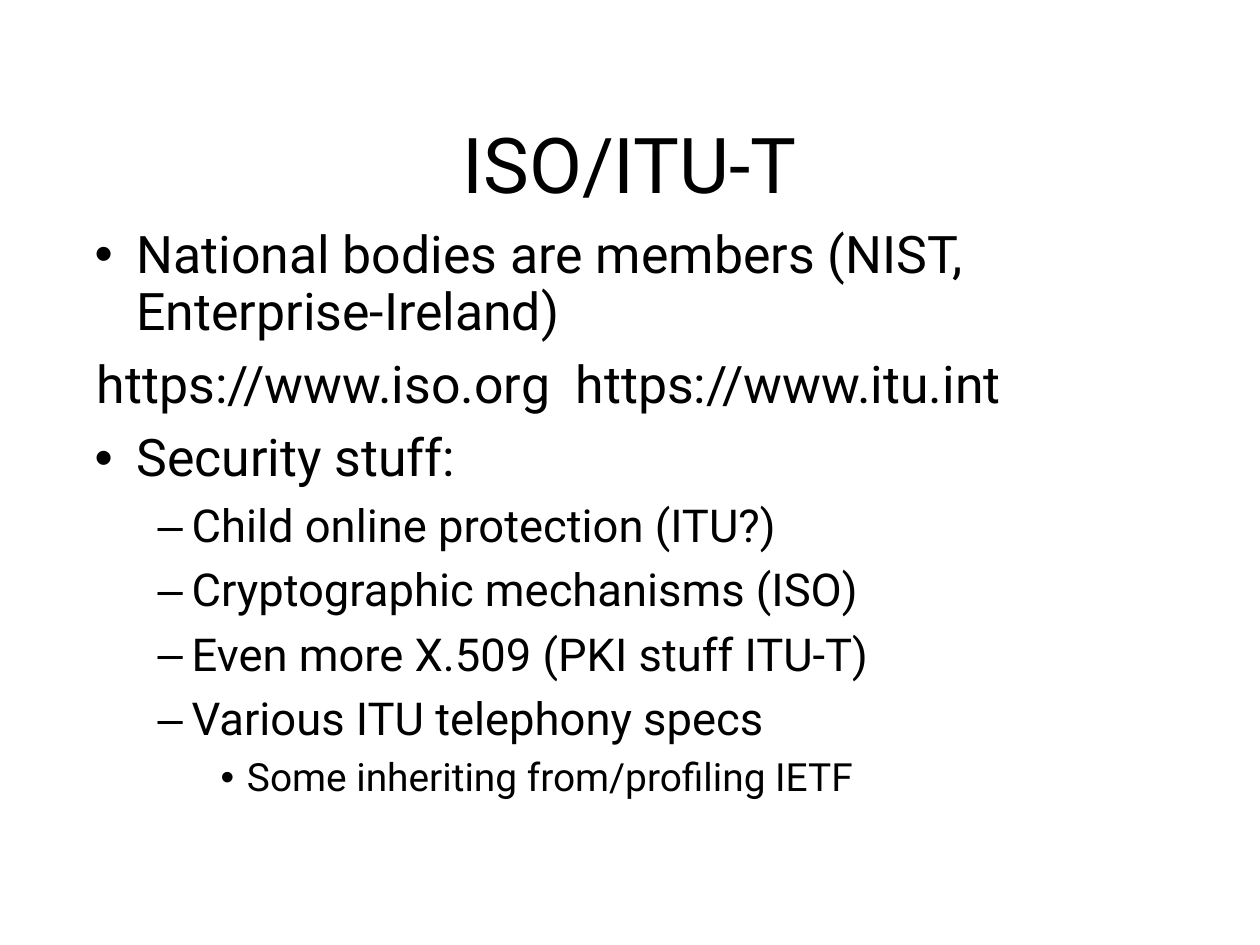
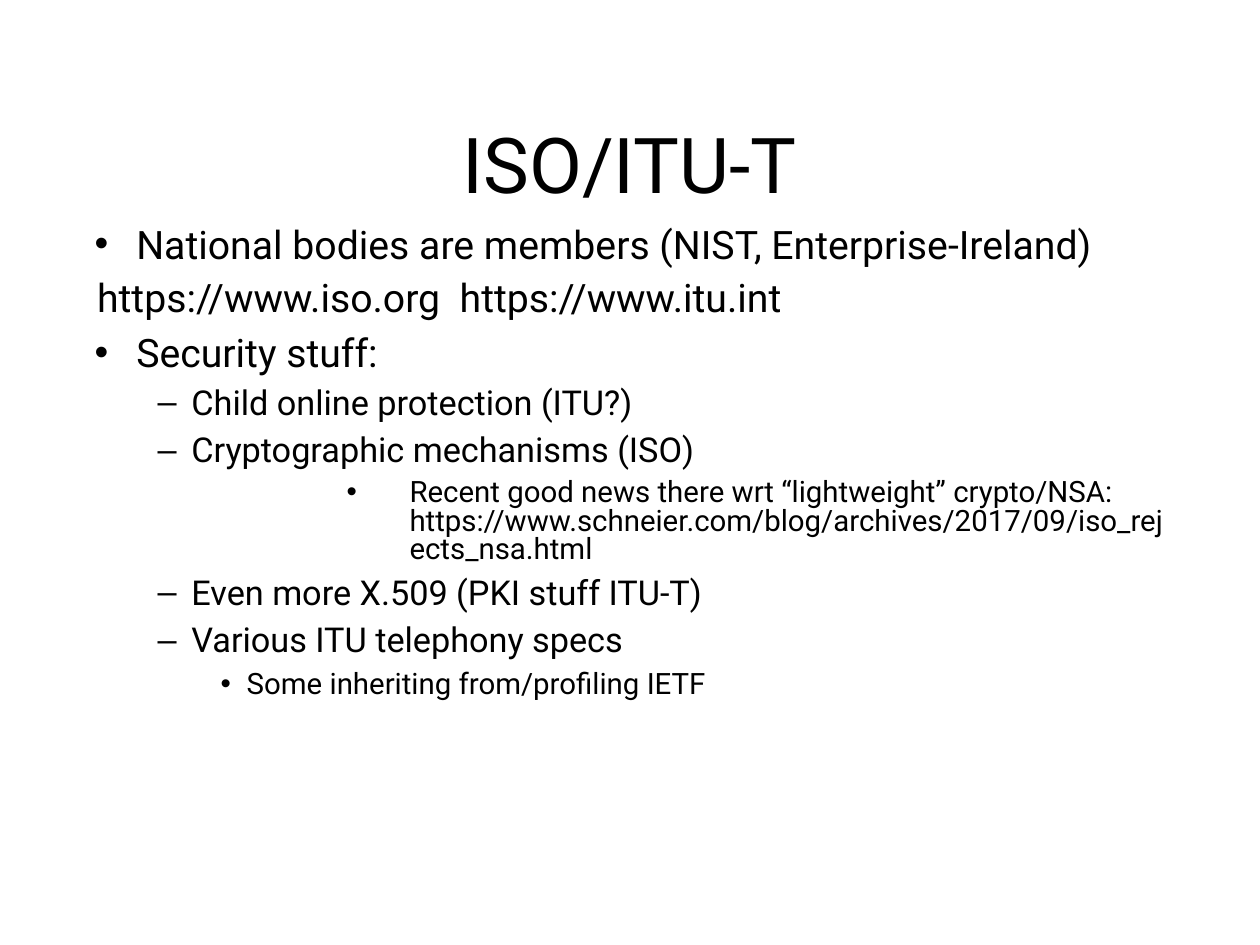
Before and after one commit to sftcd/cs7053, a slide deck: slide 7 of 2016lectures/06-protocols.ppt (slide 9 before the commit). Drawn at 1260x945 pixels with LibreOffice and Linux fonts; fonts in the diff are those of the drawing. Boxes give left, top, right and bottom in pixels: in the first picture for what was removed or moved away, otherwise in the second. Text is boxed around its words. In the diff, an @@ line names an element or a change of style, - is before the commit and + after.

```diff
--- a/2016lectures/06-protocols.ppt
+++ b/2016lectures/06-protocols.ppt
@@ text at bbox=[97, 228, 1091, 700]: size 29.6 to 22.4 pt in "National bodies are members (NIST, Enterprise-Ireland)", "https://www.iso.org https://www.itu.int", "Security stuff:"; size 25.9 to 19.6 pt in "Child online protection (ITU?)", "Cryptographic mechanisms (ISO)", "Even more X.509 (PKI stuff ITU-T)", "Various ITU telephony specs"; size 22.2 to 16.8 pt in "Some inheriting from/profiling IETF"; line spacing 0.91 to 0.81; line spacing 0.96 to 0.86 @@
@@ text at bbox=[410, 480, 1163, 562]: paragraph added @@
+    • Recent good news there wrt “lightweight” crypto/NSA:
+      https://www.schneier.com/blog/archives/2017/09/iso_rejects_nsa.html
```
Also in this commit, not shown: 15 other slides changed, 1 slide added, 2 slides removed, 2 other files.
